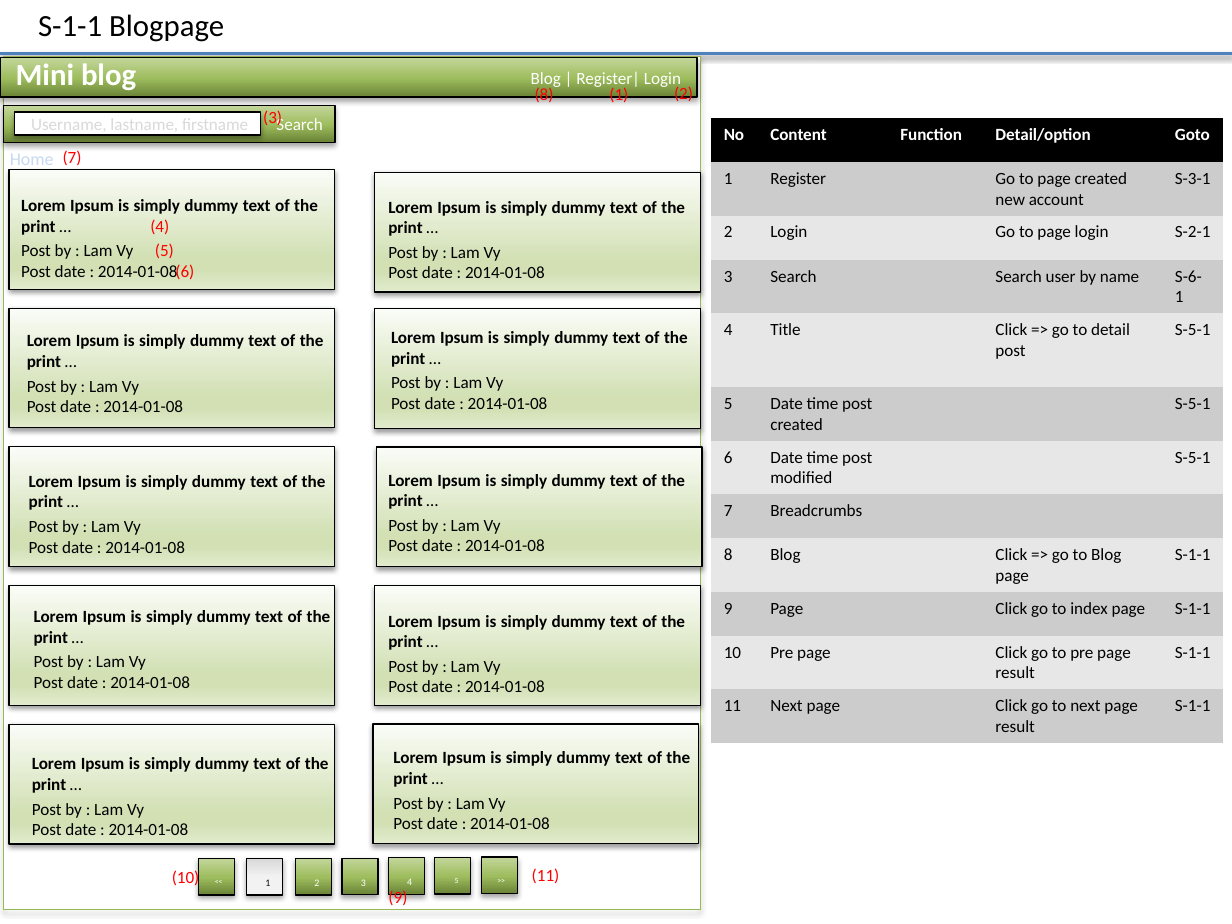
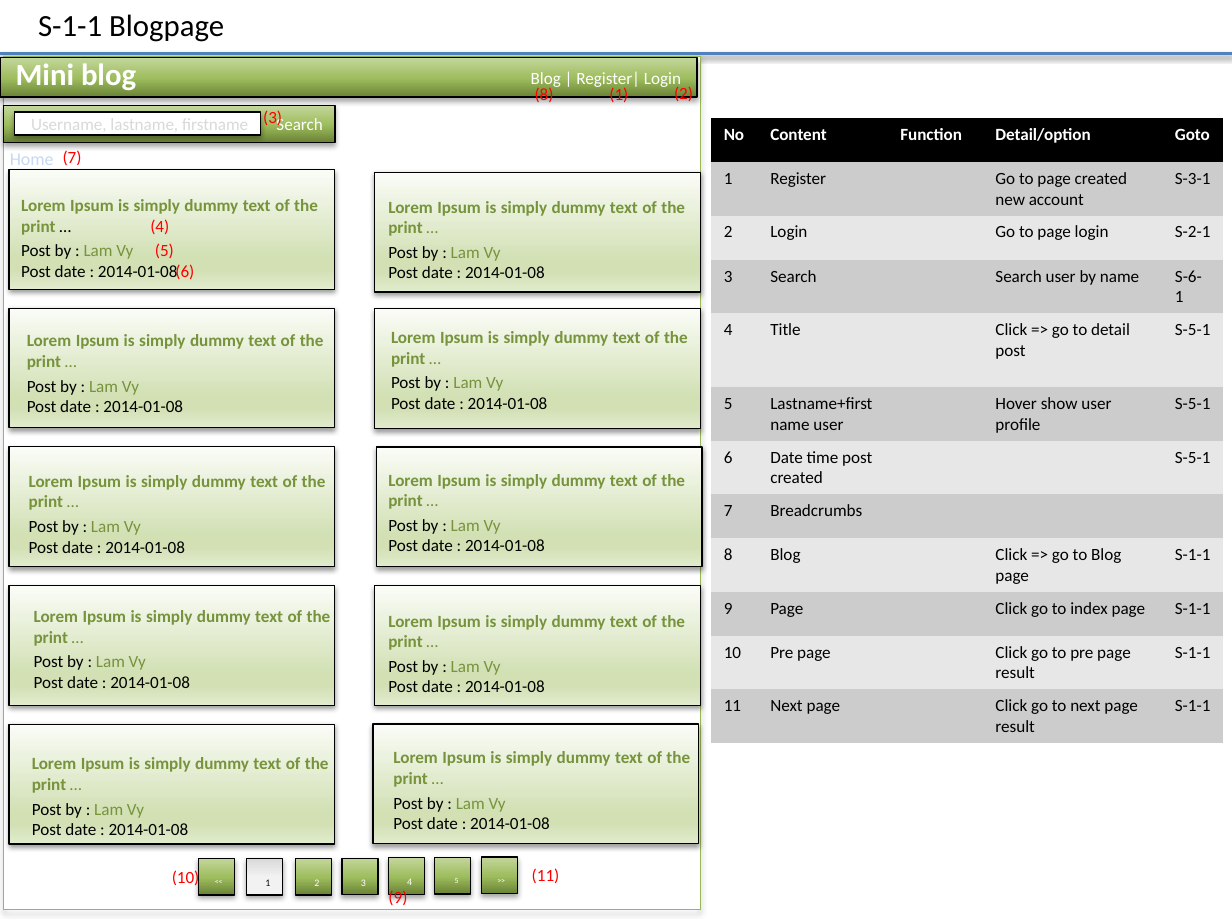
Before and after one commit to Mulodo-PHP-Training/miniblog-lam.vy, a slide deck: slide 3 of doc/frontend/wireframe/TRN-MiniBlog_WireframeDesign_LAMVY.pptx. Drawn at 1232x924 pixels with LibreOffice and Linux fonts; fonts in the diff are those of the drawing. Boxes give left, top, right and bottom in pixels: in the first picture for what was removed or moved away, otherwise in the second. Text is boxed around its words. In the diff, an @@ line names an element or a change of style, - is before the commit and + after.

```diff
--- a/doc/frontend/wireframe/TRN-MiniBlog_WireframeDesign_LAMVY.pptx
+++ b/doc/frontend/wireframe/TRN-MiniBlog_WireframeDesign_LAMVY.pptx
@@ table at <box>711,118,1223,761</box> @@
-row 6, column 2: Date time post created
+row 6, column 2: Lastname+firstname user
-row 6, column 4: 
+row 6, column 4: Hover show user profile
-row 7, column 2: Date time post modified
+row 7, column 2: Date time post created
@@ text at <box>21,244,133,259</box>: text colour #000000 to #77933C in "Lam Vy" @@
@@ text at <box>388,246,501,261</box>: text colour #000000 to #77933C in "Lam Vy" @@
@@ text colour #000000 to #77933C in 10 elements at <box>21,199,318,235</box>, <box>388,201,685,236</box>, <box>391,331,688,367</box>, <box>388,474,685,509</box>, <box>388,615,685,650</box>, <box>393,751,690,787</box>, <box>32,757,329,793</box>, <box>34,610,331,646</box>, <box>29,475,326,510</box>, <box>27,334,324,370</box> @@
@@ text at <box>27,380,139,395</box>: text colour #000000 to #77933C in "Lam Vy" @@
@@ text at <box>391,376,503,391</box>: text colour #000000 to #77933C in "Lam Vy" @@
@@ text at <box>29,520,141,535</box>: text colour #000000 to #77933C in "Lam Vy" @@
@@ text at <box>388,519,501,534</box>: text colour #000000 to #77933C in "Lam Vy" @@
@@ text at <box>34,655,146,670</box>: text colour #000000 to #77933C in "Lam Vy" @@
@@ text at <box>388,660,501,675</box>: text colour #000000 to #77933C in "Lam Vy" @@
@@ text at <box>32,803,144,818</box>: text colour #000000 to #77933C in "Lam Vy" @@
@@ text at <box>393,797,506,812</box>: text colour #000000 to #77933C in "Lam Vy" @@
```
Also in this commit, not shown: 11 other slides changed, 4 slides added.
